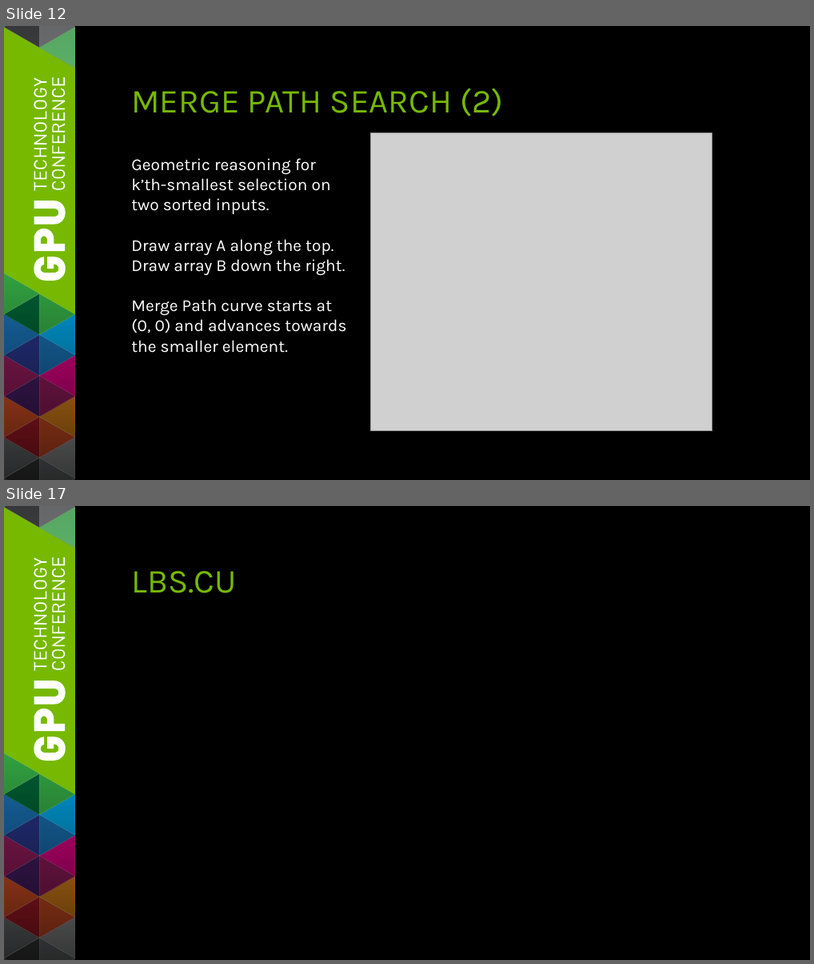
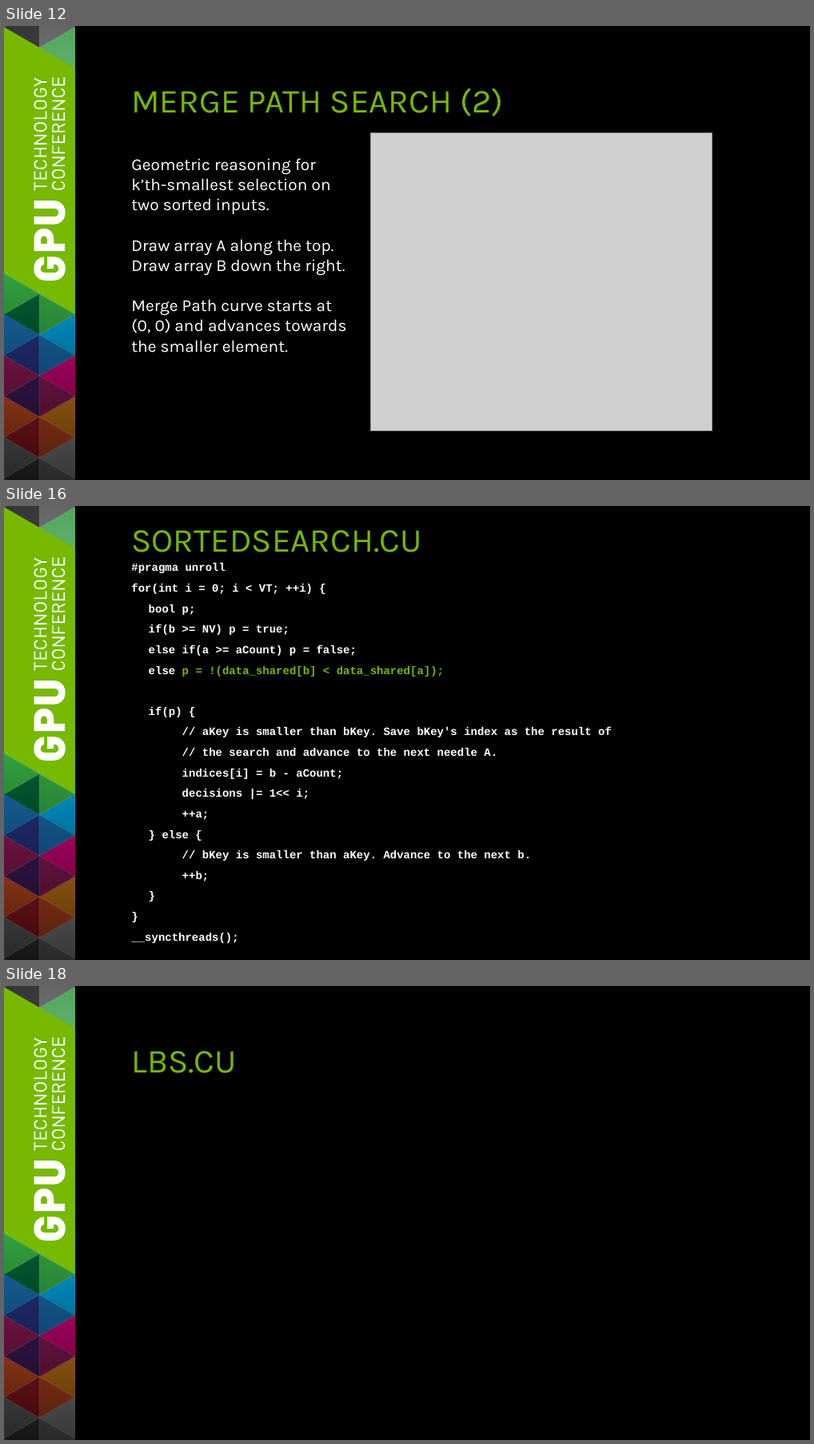
Before and after one commit to seanbaxter/gtc_2014, a slide deck: gtc_2014_sean_baxter.pptx. Shown one above the other, each under a label of ours: slides 12 and 17 before the commit, slides 12, 16 and 18 after it; the slides between them are not shown. The pictures are 814x964 and 814x1444 pixels, drawn with LibreOffice and Linux fonts; fonts in the diff are those of the drawing; grey boxes stand for pictures. Boxes give left, top, right and bottom in pixels: in the first picture for what was removed or moved away, otherwise in the second. Text is boxed around its words. In the diff, an @@ line names an element or a change of style, - is before the commit and + after.

```diff
--- a/gtc_2014_sean_baxter.pptx
+++ b/gtc_2014_sean_baxter.pptx
@@ slide 16 added at (x1=4, y1=506, x2=810, y2=960), background #000000; not listed: 101 template elements that a slide beside it also shows @@
@@ title added at (x1=131, y1=530, x2=422, y2=552), 36 pt, text #76B900 @@
+SORTEDSEARCH.CU
@@ text added at (x1=131, y1=563, x2=612, y2=943), 12 pt, text #FFFFFF, bold @@
+#pragma unroll
+for(int i = 0; i < VT; ++i) {
+bool p;
+if(b >= NV) p = true;
+else if(a >= aCount) p = false;
+else p = !(data_shared[b] < data_shared[a]);
+if(p) {
+// aKey is smaller than bKey. Save bKey's index as the result of
+// the search and advance to the next needle A.
+indices[i] = b - aCount;
+decisions |= 1<< i;
+++a;
+} else {
+// bKey is smaller than aKey. Advance to the next b.
+++b;
+}
+}
+__syncthreads();
@@ what was slide 17 is now slide 18 @@
```
Also in this commit, not shown: 6 slides changed, 3 other slides added, 3 slides removed, 1 other file.
